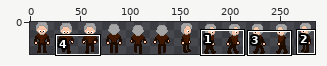
One commit to this sprite sheet: Orville/Assets/AllCharacters/Characters/GrayHairGuy.png. Above: a wide view before the commit, with the close-up outlined.
Close-up. Before the commit:
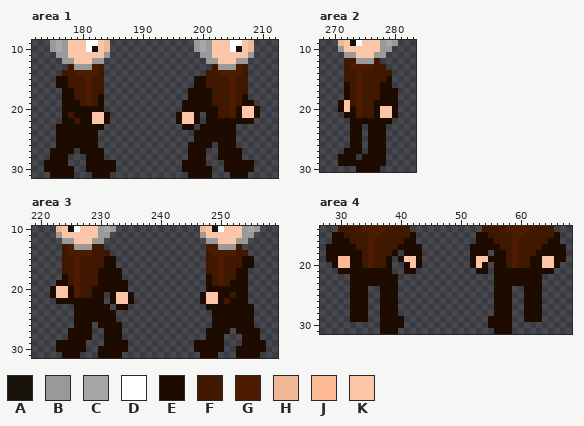
The file is 288x32 pixels. Colours within 5 levels of each other are drawn and written as one. Shown: area 1: x 172..212, y 9..31; area 2: x 268..283, y 9..30; area 3: x 219..259, y 10..31; area 4: x 27..68, y 14..31. The wide view leaves out empty margins. The commit also changed other parts of the picture, which this record leaves out.
Palette (. is transparent): A #16110a  B #999999  C #a6a6a6  D #ffffff  E #1e0b00  F #401800  G #4d1c00  H #eeb796  J #fdba92  K #fbc6a7
Pixels before, area 1, first column x 174:
 9 .BCBKKKDDKH..............BCBKKKDDKH.
10 .BCBKKKDAKH..............BCBKKKDAKH.
11 ..BBKKKKKKB...............BBKKKKKKB.
12 ...BBKKKBB.................BBKKKBB..
13 ....FBBBGF..................FBBBGF..
14 ...FFGGGGF.................FFGGGGF..
15 ..EEFFFGFF...............EEFFFFGFF..
16 ..EEFFFGFF...............EEFFFFGFF..
17 ...EEFFGFF..............EEEEFFFGFF..
18 ...EEFFGFE..............EEEEFFFGFE..
19 ...EEEFGFE.............EEEEEFFFGFEE.
20 ...EEEEEEE.............EEEEEEFFGEKKE
21 ...EFEEEKKE...........EKKE.EEFFGEKKE
22 ...EEFEEKKE...........EKKE.EEEEEEEE.
23 ..EEEEEEEE.............EE.EEEEEE....
24 ..EEEEEEE................EEEEEEE....
25 ..EEEEEEE................EEEEEEE....
26 ..EEEEEEE...............EEEE.EEE....
27 .EEEE.EEEE..............EEE..EEEE...
28 .EEE...EEE..............EEE..EEEE...
29 EEEE...EEEEE...........EEEE...EEEEE.
30 EEEEE..EEEEE...........EEEEE..EEEEE.
31 .EEEE...EEE.............EEEE...EEE..
Pixels before, area 2, first column x 271:
 9 HKADKKKBCB
10 BKKKKKKBB.
11 .BBKKKBB..
12 .FFBBBF...
13 .FGGGGFF..
14 .FFGFFFFF.
15 .FFGFFFFE.
16 .EFGFFFEE.
17 .EFGFFFEEE
18 .EFGFFFEEE
19 EKFGFFEEEE
20 EKEGFFEKKE
21 .EEGFFEKKE
22 ..EEEEEEE.
23 ..EE.EEE..
24 ..EE.EEE..
25 ..EE.EEE..
26 ..EE.EEE..
27 .EEE.EEE..
28 EEE.EEEE..
29 EEEEEEEE..
30 ...EEEE...
Pixels before, area 3, first column x 222:
10 .HKADKKKBCB..............HKADKKKBCB.
11 .BKKKKKKBB...............BKKKKKKBB..
12 ..BBKKKBB.................BBKKKBB...
13 ..FGBBBFF.................GGBBBF....
14 ..FGGGGFFF................FGGGGFF...
15 ..FFGFFFFEE...............FFGFFFEE..
16 ..FFGFFFFEE...............FFGFFFEE..
17 ..FFGFFFEEEE..............FFGFFEE...
18 ..EFGFFFEEEE..............EFGFFEE...
19 .EEFGFFFEEEEE.............EFGFEEE...
20 EKKEGFFEEEEEE.............EEEEEEE...
21 EKKEGFFEE.EKKE...........EKKEEFEE...
22 .EEEEEEEE.EKKE...........EKKEFEEE...
23 ....EEEEEE.EE.............EEEEEEEE..
24 ....EEEEEEE................EEEEEEE..
25 ....EEEEEEE................EEEEEEE..
26 ....EEE.EEEE...............EEEEEEE..
27 ...EEEE..EEE..............EEEE.EEEE.
28 ...EEEE..EEE..............EEE...EEE.
29 .EEEEE...EEEE...........EEEEE...EEEE
30 .EEEEE..EEEEE...........EEEEE..EEEEE
31 ..EEE...EEEE.............EEE...EEEE.
Pixels before, area 4, first column x 28:
14 ..FFFFGGGGFFFF............FFFFGGGGFFFF..
15 .EEFFFFGGFFFFFE..........EEFFFFGGFFFFFE.
16 .EEEFFFGFFFFFEE..........EEEFFFGFFFFFEE.
17 EEEEEFFGFFFFEEEE........EEEEEFFGFFFFEEEE
18 EEEEEEFGFFFE.EEE........EEE.EEFGFFFEEEEE
19 EEJJEEFGFFE.EKKE........EKKEEEFGFFEEKKEE
20 .EJJEEFGFFE..EKE........EKE.EEFGFFEEKKE.
21 ..EEEEEEEEE..EE..........EE.EEEEEEEEEE..
22 ....EEEEEEEE................EEEEEEEE....
23 ....EEEEEEEE................EEEEEEEE....
24 ....EEE..EEE................EEE..EEE....
25 ....EEE..EEE................EEE..EEE....
26 ....EEE..EEE................EEE..EEE....
27 ....EEE..EEE................EEE..EEE....
28 ....EEE..EEE................EEE..EEE....
29 ....EEE..EEEE..............EEEE..EEE....
30 .........EEEE..............EEEE.........
31 .........EEE................EEE.........
And afterwards:
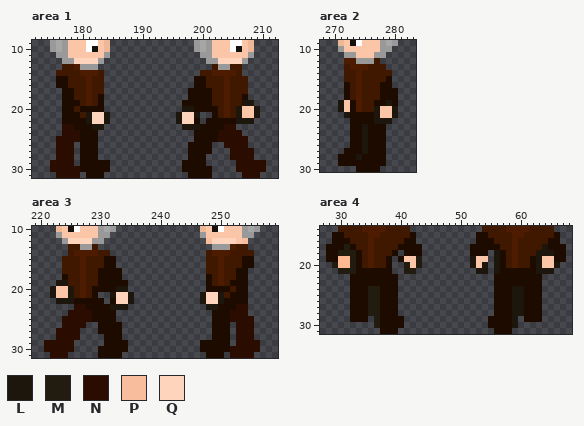
Colours new in this view: L #1c160d  M #221b10  N #2a0d00  P #f7bd9c  Q #fed5bc
Diff:
Area 1:
y 12: x 179..182 KKKB -> QQQQ; x 203..206 KKKB -> QQQQ
y 13: x 177 . -> F; x 179 B -> G; x 182..183 GF -> B.; x 205..207 BGF -> FF.
y 14: x 176 . -> F; x 179 G -> F; x 200 . -> F; x 202 F -> G; x 206..207 GF -> F.
y 15..18: x 204..205 FG -> GF
y 19: x 204..205 FG -> GF; x 207..208 EE -> LL
y 20: x 179 E -> F; x 197..198 EE -> LL; x 204..206 FGE -> GFL; x 209 E -> L
y 21: x 178 F -> E; x 180..184 EEKKE -> FLQQL; x 196..199 EKKE -> LQQL; x 201 E -> .; x 204..206 FGE -> GFL; x 209 E -> L
y 22: x 179 F -> E; x 181..184 EKKE -> LQQL; x 196..198 EKK -> LQQ; x 206..208 EEE -> LLL
y 23: x 176..178 EEE -> .NN; x 182..183 EE -> LL; x 197..199 EE. -> LLL; x 204..205 EE -> NN
y 24: x 176..179 EEEE -> .NNN; x 203..206 EEE. -> NNNN
y 25: x 176..179 EEEE -> NNNN; x 203..207 EEE.. -> NNNNN
y 26: x 176..179 EEEE -> NNN.; x 203..207 EEE.. -> .NNNN
y 27: x 175..178 EEEE -> .NNN; x 183 E -> .; x 201 . -> E; x 203..208 EEEE.. -> ..NNNN
y 28: x 175..178 EEE. -> .NNN; x 180 . -> E; x 183 E -> .; x 203..208 EEEE.. -> ..NNNN
y 29: x 174..178 EEEE. -> .NNNN; x 180 . -> E; x 185 E -> .; x 204..210 EEEEE.. -> ..NNNNN
y 30: x 174..180 EEEEE.. -> .NNNNNE; x 185 E -> .; x 204..210 EEEEE.. -> ..NNNNN
y 31: x 175..179 EEEE. -> .NNNN; x 181 . -> E; x 184 E -> .; x 205..209 EEE.. -> ..NNN
Area 2:
y 12: x 272..273 FF -> GG
y 13: x 276 G -> F
y 19: x 271 E -> L; x 273 F -> E; x 279 E -> L
y 20: x 271 E -> L; x 277 E -> L; x 280 E -> L
y 21: x 272 E -> L; x 274..277 GFFE -> EEEL; x 280 E -> L
y 22: x 277..279 EEE -> LLL
y 23..27: x 275 . -> L
y 28: x 274 . -> L
Area 3:
y 12: x 225..228 BKKK -> QQQQ; x 248..254 BBKKKBB -> PQQQQKP
y 13: x 224..226 FGB -> .FF; x 230 F -> .; x 248..249 GG -> .B; x 252 B -> G; x 254 . -> F
y 14: x 224..225 FG -> .F; x 229 F -> G; x 252 G -> F; x 255 . -> F
y 15..18: x 226..227 GF -> FG
y 19: x 223..224 EE -> LL; x 226..227 GF -> FG
y 20: x 222 E -> L; x 225..227 EGF -> LFG; x 233..234 EE -> LL; x 252 E -> F
y 21: x 222 E -> L; x 225..227 EGF -> LFG; x 230 E -> .; x 232..235 EKKE -> LQQL; x 247..252 EKKEEF -> LQQLFE
y 22: x 223..225 EEE -> LLL; x 233..235 KKE -> QQL; x 247..251 EKKEF -> LQQLE
y 23: x 226..227 EE -> NN; x 232..234 .EE -> LLL; x 248..249 EE -> LL; x 253..255 EEE -> NN.
y 24: x 225..228 .EEE -> NNNN; x 252..255 EEEE -> NNN.
y 25: x 224..228 ..EEE -> NNNNN; x 252..255 EEEE -> NNNN
y 26: x 224..228 ..EEE -> NNNN.; x 252..255 EEEE -> .NNN
y 27: x 223..228 ..EEEE -> NNNN..; x 230 . -> E; x 248 E -> .; x 253..256 EEEE -> NNN.
y 28: x 223..228 ..EEEE -> NNNN..; x 248 E -> .; x 251 . -> E; x 253..256 .EEE -> NNN.
y 29: x 221..227 ..EEEEE -> NNNNN..; x 246 E -> .; x 251 . -> E; x 253..257 .EEEE -> NNNN.
y 30: x 221..227 ..EEEEE -> NNNNN..; x 246 E -> .; x 251..257 ..EEEEE -> ENNNNN.
y 31: x 222..226 ..EEE -> NNN..; x 247 E -> .; x 250 . -> E; x 252..256 .EEEE -> NNNN.
Area 4:
y 17: x 31 E -> M; x 64 E -> L
y 18: x 30..32 EEE -> MMM; x 56 E -> L; x 63..65 EEE -> LLL
y 19: x 32 E -> M; x 43 E -> M; x 52 E -> L; x 55..56 EE -> .L; x 63 E -> L
y 20: x 29 E -> M; x 32 E -> M; x 41 E -> M; x 43 E -> M; x 52 E -> L; x 54 E -> L; x 56 E -> L; x 63 E -> L; x 66 E -> L
y 21: x 30..32 EEE -> MMM; x 41..42 EE -> MM; x 53..54 EE -> LL; x 56 E -> L; x 63..65 EEE -> LLL
y 24..28: x 35..36 .. -> MM; x 59..60 .. -> LL
y 29..30: x 36 . -> M; x 59 . -> L
